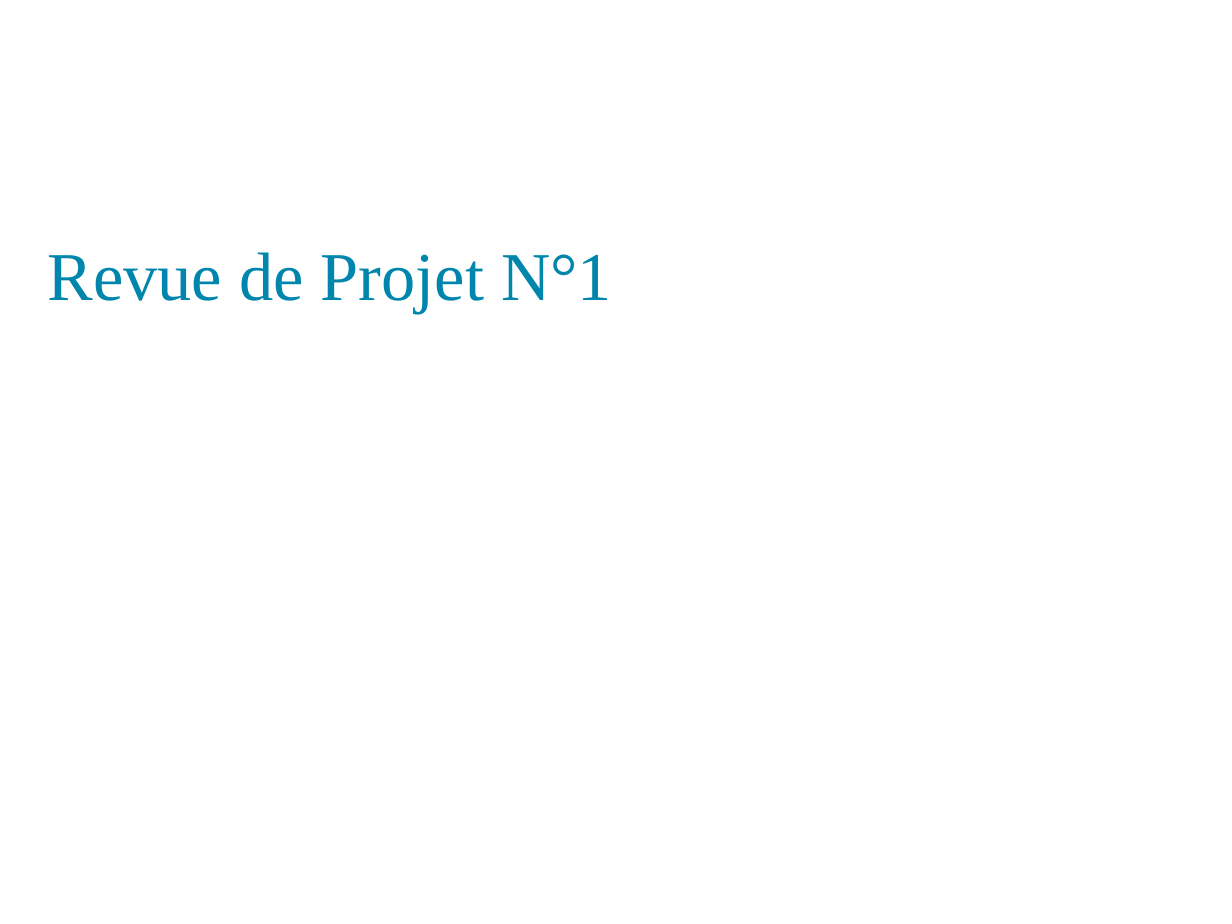
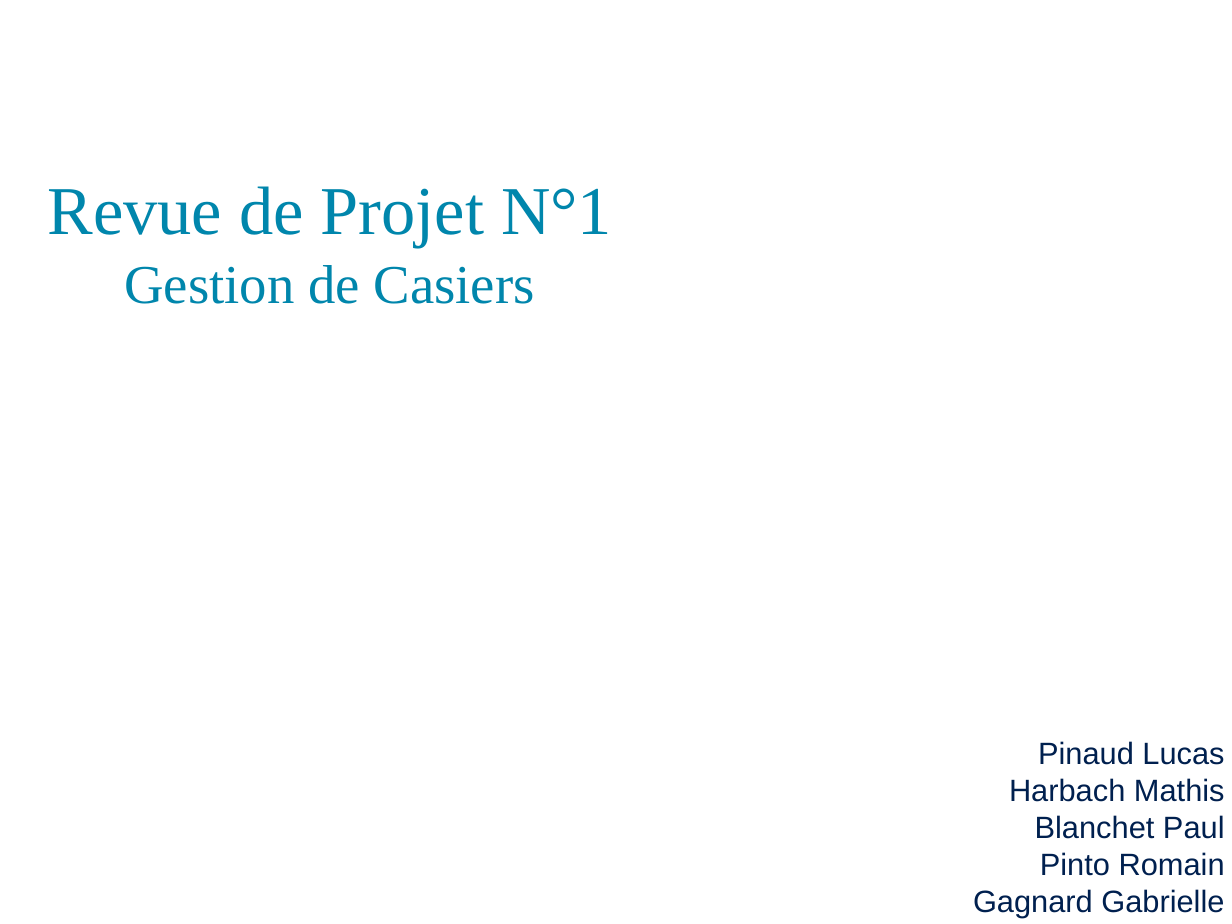
Before and after one commit to PinaudLucas/Projet, a slide deck: slide 1 of Romain/Revue_1.odp. Drawn at 1232x924 pixels with LibreOffice and Linux fonts; fonts in the diff are those of the drawing; background and template pictures are left out. Boxes give left, top, right and bottom in pixels: in the first picture for what was removed or moved away, otherwise in the second. Text is boxed around its words. In the diff, an @@ line names an element or a change of style, - is before the commit and + after.

```diff
--- a/Romain/Revue_1.odp
+++ b/Romain/Revue_1.odp
@@ title at (47,186,612,304): text changed @@
-Revue de Projet N°1
+Revue de Projet N°1
+Gestion de Casiers
@@ text added at (973,741,1225,917), 18 pt, text #00204F @@
+Pinaud Lucas
+Harbach Mathis
+Blanchet Paul
+Pinto Romain
+Gagnard Gabrielle
```
Also in this commit, not shown: 4 other slides changed, 1 slide added, 1 other file.
